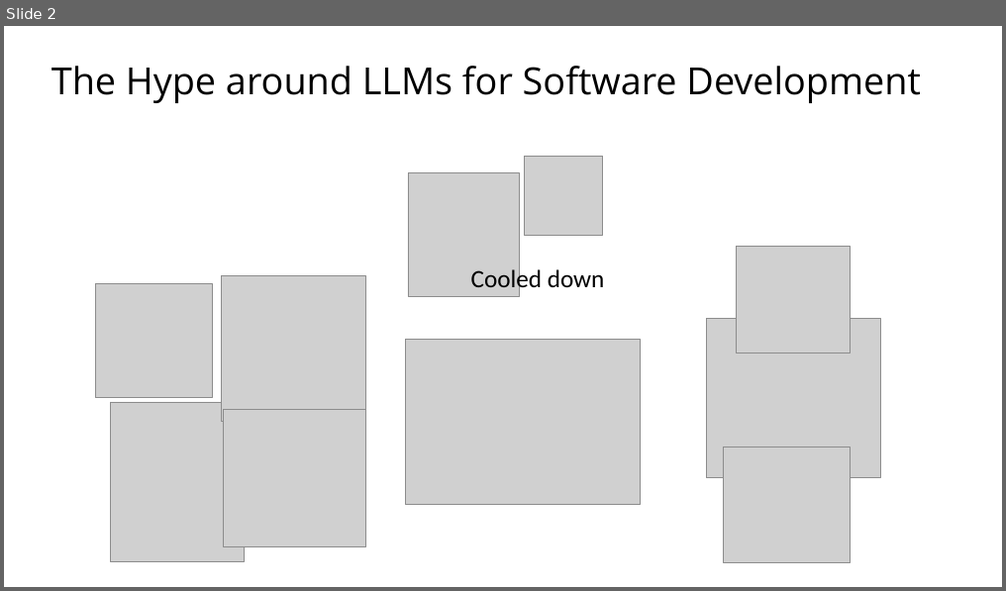
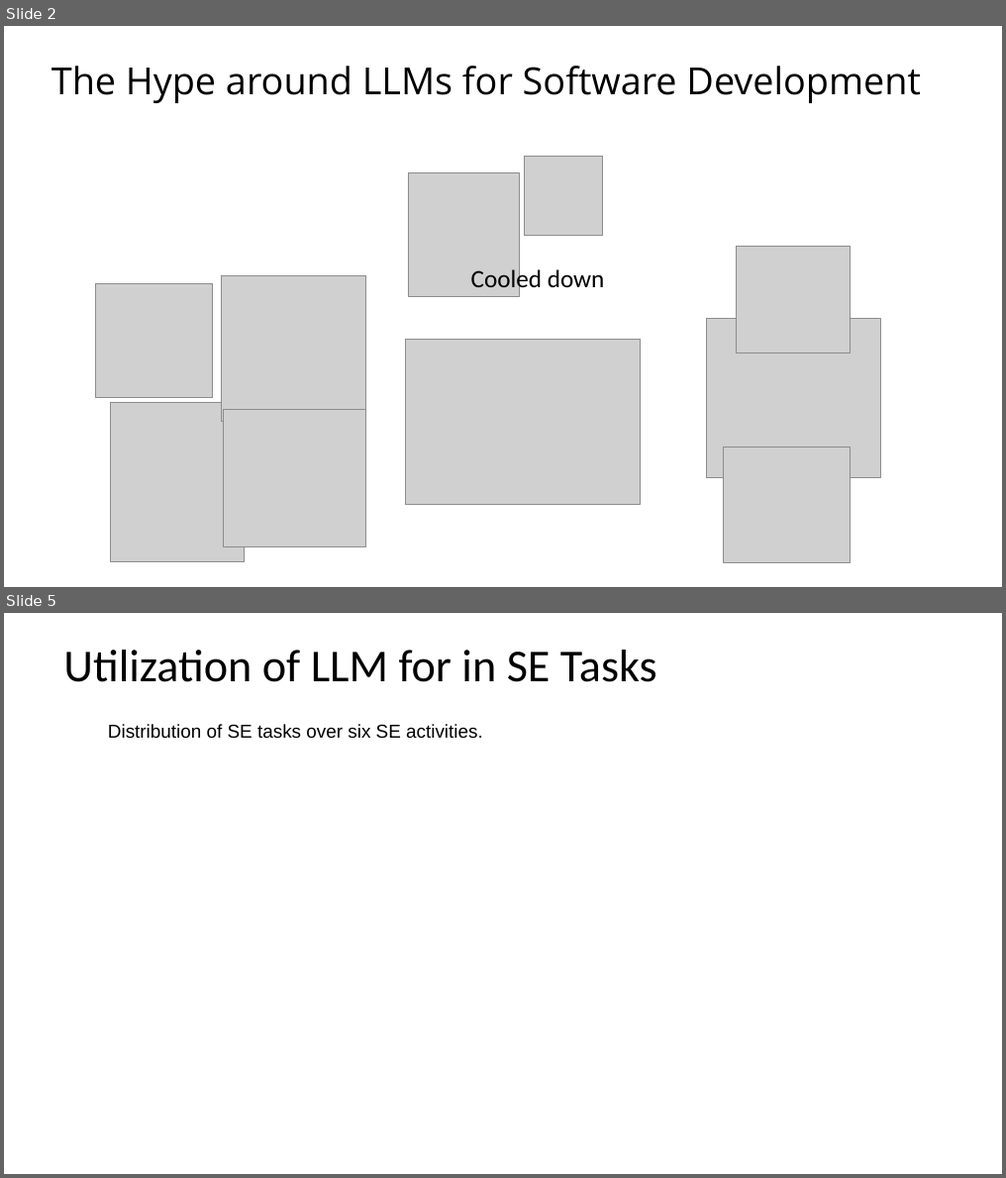
Before and after one commit to johnxu21/johnxu21.github.io, a slide deck: teaching/CS472/Timetable/LLM.pptx. Shown one above the other, each under a label of ours: slide 2 before the commit, slides 2 and 5 after it; the slides between them are not shown. The pictures are 1006x591 and 1006x1178 pixels, drawn with LibreOffice and Linux fonts; fonts in the diff are those of the drawing; grey boxes stand for pictures. Boxes give left, top, right and bottom in pixels: in the first picture for what was removed or moved away, otherwise in the second. Text is boxed around its words. In the diff, an @@ line names an element or a change of style, - is before the commit and + after.

```diff
--- a/teaching/CS472/Timetable/LLM.pptx
+++ b/teaching/CS472/Timetable/LLM.pptx
@@ slide 5 added at [4, 613, 1002, 1174], background #FFFFFF @@
@@ title added at [63, 650, 657, 682], 44 pt, text #000000 @@
+Utilization of LLM for in SE Tasks
@@ text added at [108, 724, 483, 739], 18 pt, text #000000 @@
+Distribution of SE tasks over six SE activities.
```
Also in this commit, not shown: 1 slide changed, 2 other slides added, 1 slide removed, 2 other files.
